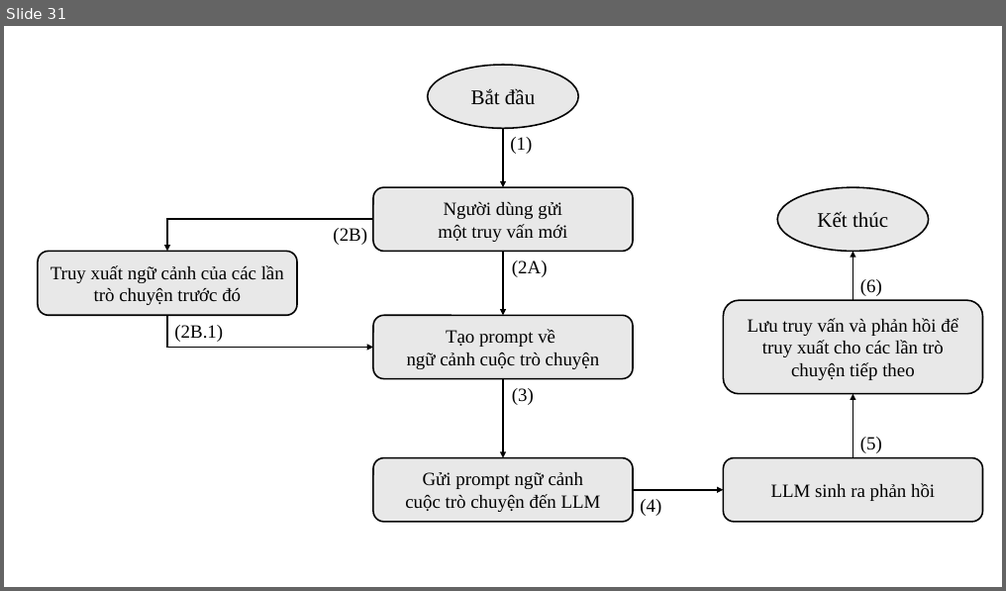
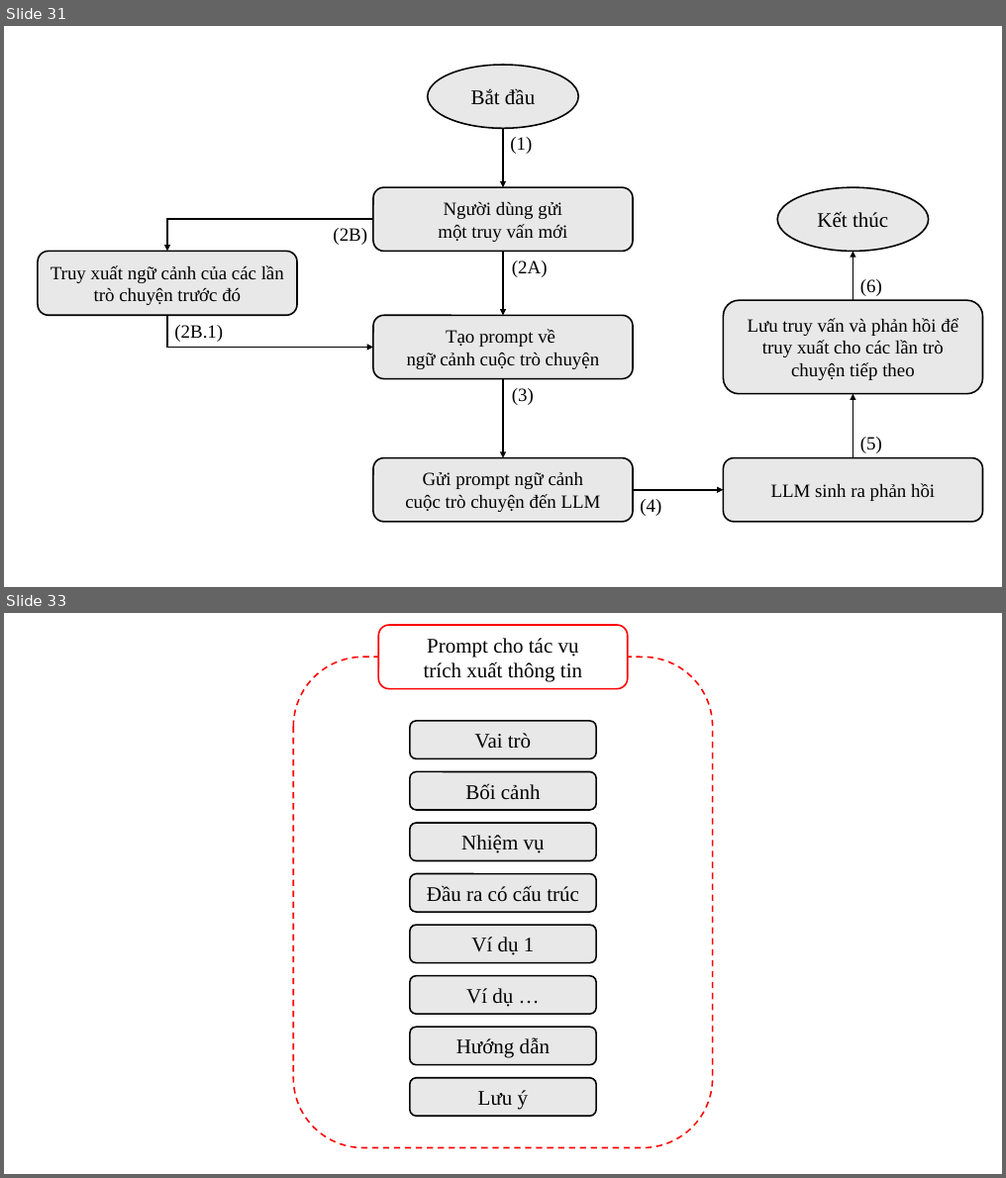
Before and after one commit to ngovanuc/Vietnamese_History_Chatbot, a slide deck: documents/hinh_ve_trong_cao_cao_do_an.pptx. Shown one above the other, each under a label of ours: slide 31 before the commit, slides 31 and 33 after it; the slides between them are not shown. The pictures are 1006x591 and 1006x1178 pixels, drawn with LibreOffice and Linux fonts; fonts in the diff are those of the drawing. Boxes give left, top, right and bottom in pixels: in the first picture for what was removed or moved away, otherwise in the second. Text is boxed around its words. In the diff, an @@ line names an element or a change of style, - is before the commit and + after.

Commit message:
Update file bao cao va hinh anh: them anh cau truc prompt

```diff
--- a/documents/hinh_ve_trong_cao_cao_do_an.pptx
+++ b/documents/hinh_ve_trong_cao_cao_do_an.pptx
@@ slide 33 added at box(4, 613, 1002, 1174), background #FFFFFF @@
@@ rounded rectangle added at box(378, 625, 628, 688), fill #FFFFFF, outline #FF0000 1.5 pt, 20 pt, text #000000 @@
+Prompt cho tác vụ
+trích xuất thông tin
@@ rounded rectangle added at box(294, 658, 713, 1149), outline #FF0000 1.5 pt dashed @@
@@ rounded rectangle added at box(410, 721, 596, 759), fill #E8E8E8, outline #000000 1.5 pt, 20 pt, text #000000 @@
+Vai trò
@@ rounded rectangle added at box(410, 771, 596, 810), fill #E8E8E8, outline #000000 1.5 pt, 20 pt, text #000000 @@
+Bối cảnh
@@ rounded rectangle added at box(410, 823, 596, 861), fill #E8E8E8, outline #000000 1.5 pt, 20 pt, text #000000 @@
+Nhiệm vụ
@@ rounded rectangle added at box(410, 874, 596, 912), fill #E8E8E8, outline #000000 1.5 pt, 20 pt, text #000000 @@
+Đầu ra có cấu trúc
@@ rounded rectangle added at box(410, 925, 596, 963), fill #E8E8E8, outline #000000 1.5 pt, 20 pt, text #000000 @@
+Ví dụ 1
@@ rounded rectangle added at box(410, 976, 596, 1014), fill #E8E8E8, outline #000000 1.5 pt, 20 pt, text #000000 @@
+Ví dụ …
@@ rounded rectangle added at box(410, 1027, 596, 1065), fill #E8E8E8, outline #000000 1.5 pt, 20 pt, text #000000 @@
+Hướng dẫn
@@ rounded rectangle added at box(410, 1078, 596, 1116), fill #E8E8E8, outline #000000 1.5 pt, 20 pt, text #000000 @@
+Lưu ý
```
Also in this commit, not shown: 3 other slides added, 1 other file.
